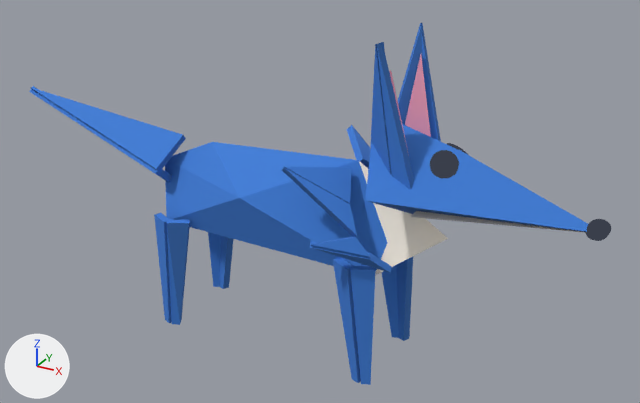
The glTF model models/origami-animals/origami_wolf.glb: old version first, new version second.
Both versions are drawn from a 50 mm lens placed at (0.0762, -0.1232, 0.0896), pointed at (0.0071, 0.0024, 0.0268). Every picture has the same lights, and +X, +Y and +Z are marked at lower left. The first picture is the older version. Where no turn or scale is listed for an object, it has been applied to the vertices. Vertices at exactly the same position are counted once.

In view in the first picture: 'body', 'ear_l', 'ear_r', 'head', 'leg_bl', 'leg_br', 'leg_fl', 'leg_fr', 'tail'.
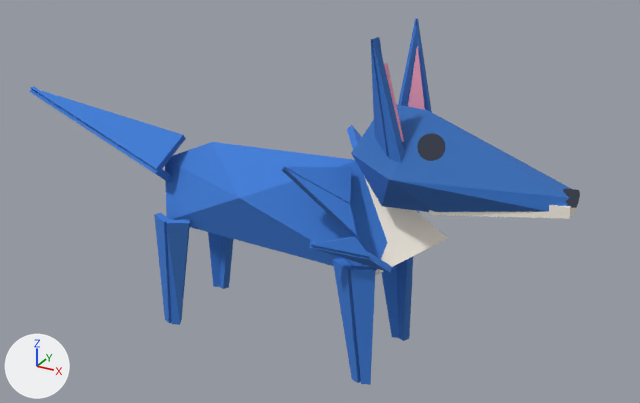
Where the change shows, as pixel boxes [x1, y1, x2, y2] in the pictures (640 x 403 px; the box of a moved part takes in the faces that stretch with it):
'head', reshaped, moved: before [365, 124, 611, 241]; after [351, 104, 580, 219]
'ear_l', reshaped, moved (24% narrower, 14% shorter): before [370, 42, 414, 190]; after [371, 37, 404, 164]
'ear_r', reshaped, moved: before [398, 23, 441, 142]; after [398, 18, 432, 112]
part 1 of me_head, moved or reshaped (mostly hidden before): before [447, 143, 468, 155]; after [563, 188, 580, 208]
part 2 of me_head, added (blue): after [417, 133, 445, 161]
part 3 of me_head, rebuilt: before [365, 124, 588, 233]; after [351, 104, 571, 212]
part 4 of me_head, deleted (blue): before [430, 150, 459, 179]
part 5 of me_head, deleted (blue): before [586, 219, 611, 241]
part 6 of me_head, added: after [429, 205, 576, 219]
part 7 of me_ear_l, rebuilt: before [370, 42, 392, 175]; after [371, 37, 389, 157]
part 8 of me_ear_l, rebuilt: before [389, 71, 409, 155]; after [384, 63, 404, 142]
part 9 of me_ear_l, rebuilt (16% narrower, 14% shorter): before [377, 42, 414, 190]; after [373, 37, 404, 164]
part 10 of me_ear_r, rebuilt (15% narrower, 14% shorter): before [398, 23, 423, 126]; after [398, 18, 419, 106]
part 11 of me_ear_r, rebuilt: before [420, 23, 441, 142]; after [415, 18, 432, 112]
part 12 of me_ear_r, rebuilt: before [405, 54, 431, 137]; after [408, 46, 425, 110]

Patch to the scene script:
```diff
--- a/models/origami-animals/origami_wolf.glb.py
+++ b/models/origami-animals/origami_wolf.glb.py
@@ me_head @@
-me_head.from_pydata(...)  # 117 vertices, 216 faces; spans x -0.0027..0.0359, y -0.0105..0.0105, z -0.0066..0.0098
+me_head.from_pydata(...)  # 130 vertices, 240 faces; spans x -0.009..0.0255, y -0.009..0.009, z -0.0083..0.0076
+# me_head part 1: the loose piece of 36 vertices spanning x 0.008..0.0128, y 0.0..0.0045, z 0.0015..0.0061 is multiplied about its middle by the matrix ((0.268, 0.721, 0.64), (-0.707, 0.306, -0.048), (-0.163, -0.305, 0.482)), then moved by (0.014, -0.0023, -0.0063)
+# me_head part 2: the loose piece of 36 vertices spanning x 0.008..0.0128, y 0.0..0.0045, z 0.0015..0.0061 is copied, and the copy is multiplied about its middle by the matrix ((-0.687, 0.664, -0.113), (-0.665, -0.694, -0.039), (-0.108, 0.05, 0.955)), then moved by (-0.0067, -0.0058, -0.0011); it spans x 0.0014..0.0059, y -0.0057..-0.0013, z 0.0005..0.0049
+# me_head part 3: the loose piece of 9 vertices spanning x -0.0027..0.0354, y -0.0105..0.0105, z -0.0066..0.0098 is rebuilt with 14 vertices and now spans x -0.009..0.0248, y -0.009..0.009, z -0.0083..0.0076
+# me_head part 4: the loose piece of 36 vertices spanning x 0.008..0.0128, y -0.0045..0.0, z 0.0015..0.0061 is deleted
+# me_head part 5: the loose piece of 36 vertices spanning x 0.0322..0.0359, y -0.0016..0.0019, z -0.0045..-0.001 is deleted
+# me_head part 6: 8 vertices added at x 0.0041..0.0252, y -0.0049..0.0049, z -0.0077..-0.0032
+# other edits to the shape of me_head do not show in these pictures
 me_head.materials.append(mat_blue)
@@ me_ear_l @@
-me_ear_l.from_pydata(...)  # 18 vertices, 24 faces; spans x -0.0052..0.0043, y -0.0034..0.0029, z -0.0096..0.0148
+me_ear_l.from_pydata(...)  # 18 vertices, 24 faces; spans x -0.0034..0.0034, y -0.0033..0.0026, z -0.0091..0.0119
+# me_ear_l part 7: the loose piece of 6 vertices spanning x -0.0052..0.0007, y -0.0033..0.0029, z -0.0065..0.0148 is rebuilt with 6 vertices and now spans x -0.0034..0.0013, y -0.0031..0.0026, z -0.0076..0.0119
+# me_ear_l part 8: the loose piece of 6 vertices spanning x -0.0024..0.0021, y -0.0014..0.0021, z -0.0039..0.0104 is rebuilt with 6 vertices and now spans x -0.0012..0.002, y -0.0013..0.002, z -0.0046..0.0078
+# me_ear_l part 9: the loose piece of 6 vertices spanning x -0.0021..0.0043, y -0.0034..0.0, z -0.0096..0.0148 is rebuilt with 6 vertices and now spans x -0.0019..0.0034, y -0.0033..-0.0001, z -0.0091..0.0118
 me_ear_l.materials.append(mat_blue)
@@ me_ear_r @@
-me_ear_r.from_pydata(...)  # 18 vertices, 24 faces; spans x -0.0052..0.0043, y -0.0029..0.0034, z -0.0096..0.0148
+me_ear_r.from_pydata(...)  # 18 vertices, 24 faces; spans x -0.0034..0.0034, y -0.0026..0.0033, z -0.0091..0.0119
+# me_ear_r part 10: the loose piece of 6 vertices spanning x -0.0052..0.0007, y -0.0029..0.0033, z -0.0065..0.0148 is rebuilt with 6 vertices and now spans x -0.0034..0.0013, y -0.0026..0.0031, z -0.0076..0.0119
+# me_ear_r part 11: the loose piece of 6 vertices spanning x -0.0021..0.0043, y 0.0..0.0034, z -0.0096..0.0148 is rebuilt with 6 vertices and now spans x -0.0019..0.0034, y 0.0001..0.0033, z -0.0091..0.0118
+# me_ear_r part 12: the loose piece of 6 vertices spanning x -0.0024..0.0021, y -0.0021..0.0014, z -0.0039..0.0104 is rebuilt with 6 vertices and now spans x -0.0012..0.002, y -0.002..0.0013, z -0.0046..0.0078
 me_ear_r.materials.append(mat_blue)
@@ ob_head @@
 ob_head = bpy.data.objects.new('head', me_head)
-ob_head.location = (0.021, 0.0, 0.036)
+ob_head.location = (0.026, 0.0, 0.04)
@@ ob_ear_l @@
 ob_ear_l = bpy.data.objects.new('ear_l', me_ear_l)
-ob_ear_l.location = (0.0245, -0.005, 0.0442)
+ob_ear_l.location = (0.0235, -0.005, 0.0478)
@@ ob_ear_r @@
 ob_ear_r = bpy.data.objects.new('ear_r', me_ear_r)
-ob_ear_r.location = (0.0245, 0.005, 0.0442)
+ob_ear_r.location = (0.0235, 0.005, 0.0478)
```
